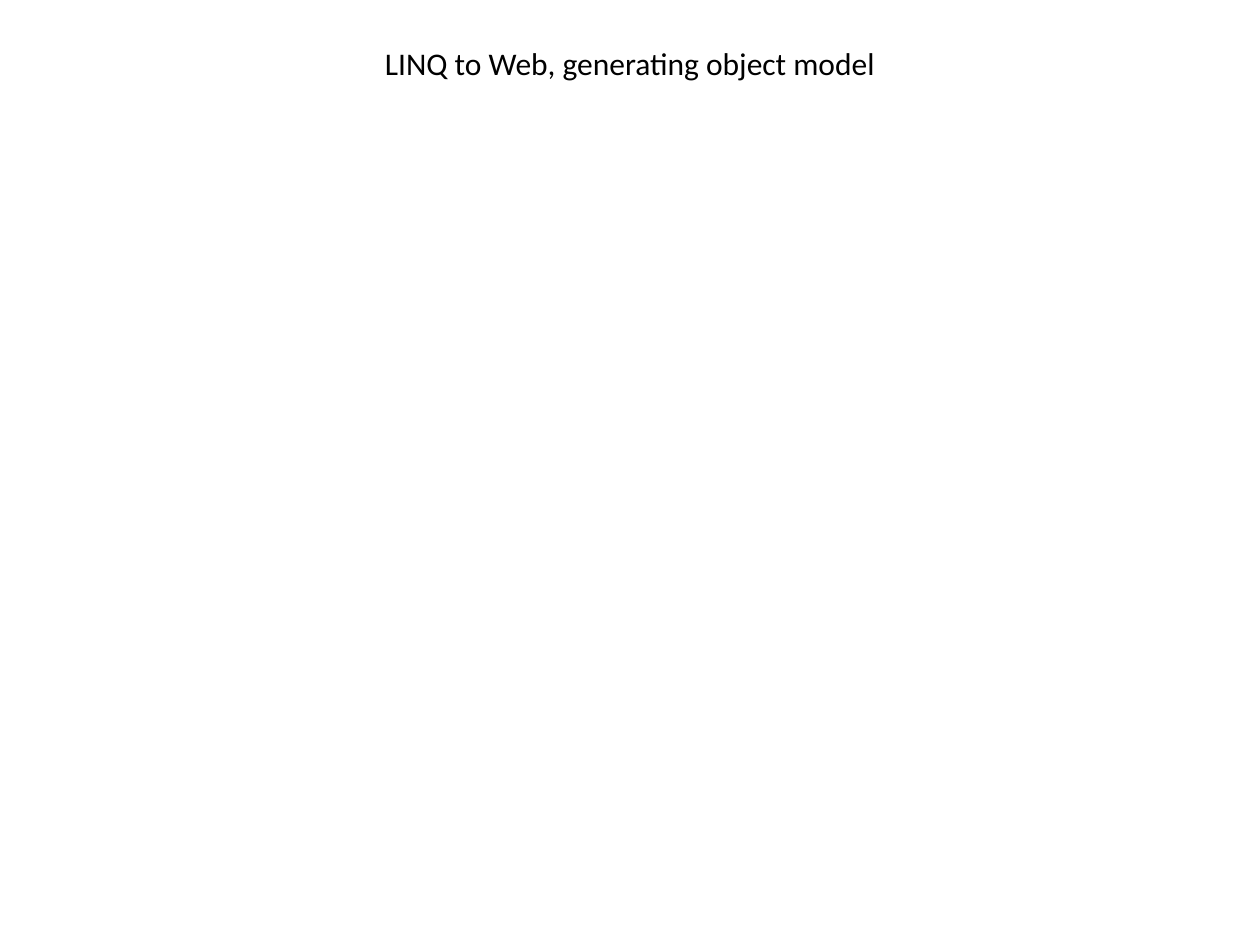
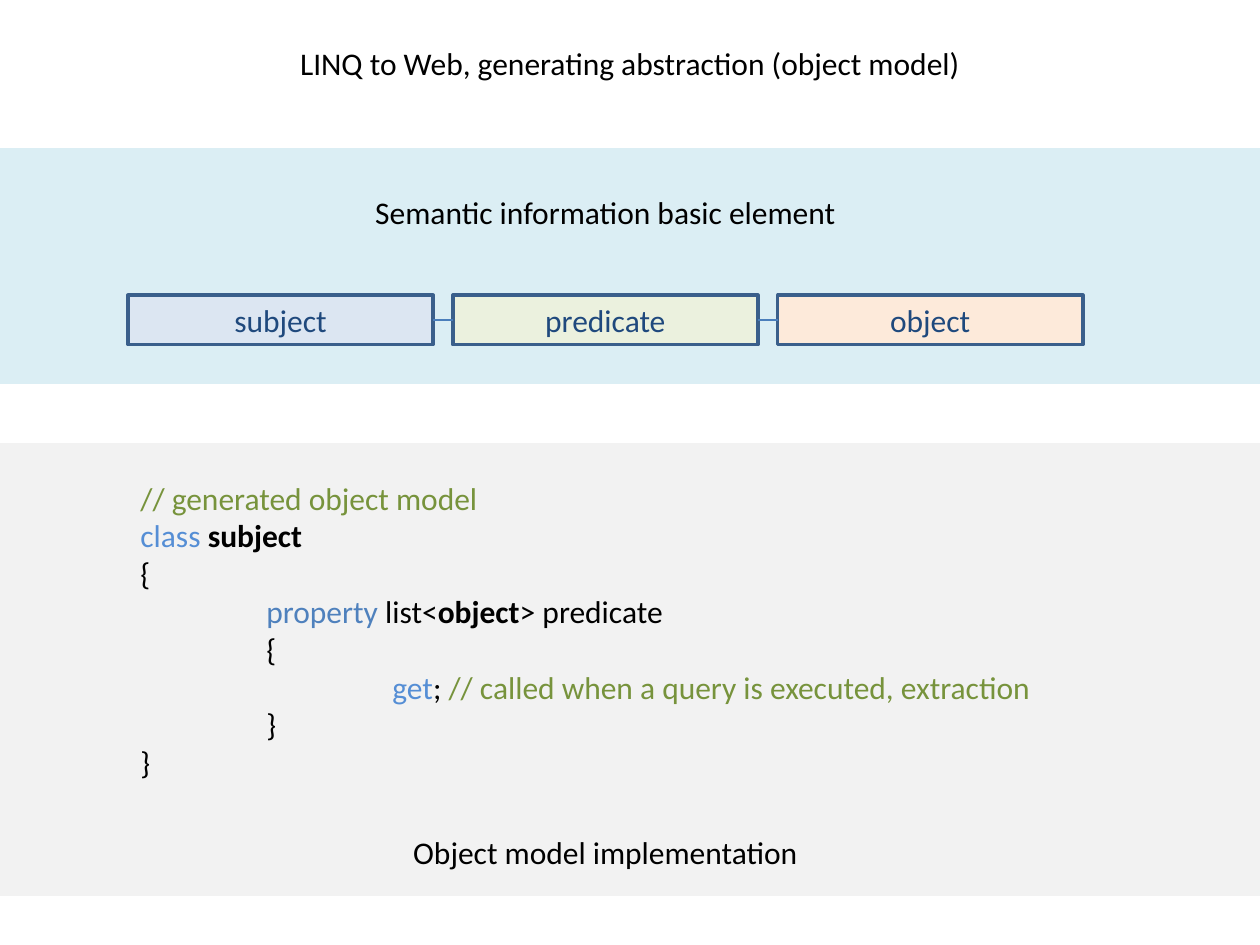
Before and after one commit to ARLM-Attic/linq2web, a slide deck: slide 3 of Documentation/diagrams.pptx. Drawn at 1260x945 pixels with LibreOffice and Linux fonts; fonts in the diff are those of the drawing. Boxes give left, top, right and bottom in pixels: in the first picture for what was removed or moved away, otherwise in the second. Text is boxed around its words. In the diff, an @@ line names an element or a change of style, - is before the commit and + after.

Commit message:
object model for semantic information

```diff
--- a/Documentation/diagrams.pptx
+++ b/Documentation/diagrams.pptx
@@ title at bbox=[300, 52, 959, 81]: text changed @@
-LINQ to Web, generating object model
+LINQ to Web, generating abstraction (object model)
@@ rectangle added at bbox=[0, 147, 1260, 384], fill #DBEEF4 @@
@@ text added at bbox=[375, 202, 835, 225], 18 pt, text #000000 @@
+Semantic information basic element
@@ rectangle added at bbox=[129, 295, 433, 344], fill #DCE6F2, outline #3A5F8C 2 pt, 18 pt, text #1F497D @@
+subject
@@ rectangle added at bbox=[452, 295, 757, 344], fill #EBF1DE, outline #3A5F8C 2 pt, 18 pt, text #1F497D @@
+predicate
@@ rectangle added at bbox=[777, 295, 1082, 344], fill #FDEADA, outline #3A5F8C 2 pt, 18 pt, text #1F497D @@
+object
@@ line added from (433, 320) to (452, 320), #4B7EBC 1.5 pt @@
@@ line added from (759, 320) to (777, 320), #4B7EBC 1.5 pt @@
@@ rectangle added at bbox=[0, 444, 1260, 896], fill #F2F2F2 @@
@@ text added at bbox=[140, 488, 1030, 705], 18 pt, text #77933C @@
+// generated object model
+class subject
+{
+property list<object> predicate
+{
+get; // called when a query is executed, extraction
+}
+}
@@ text added at bbox=[413, 842, 797, 870], 18 pt, text #000000 @@
+Object model implementation
```
